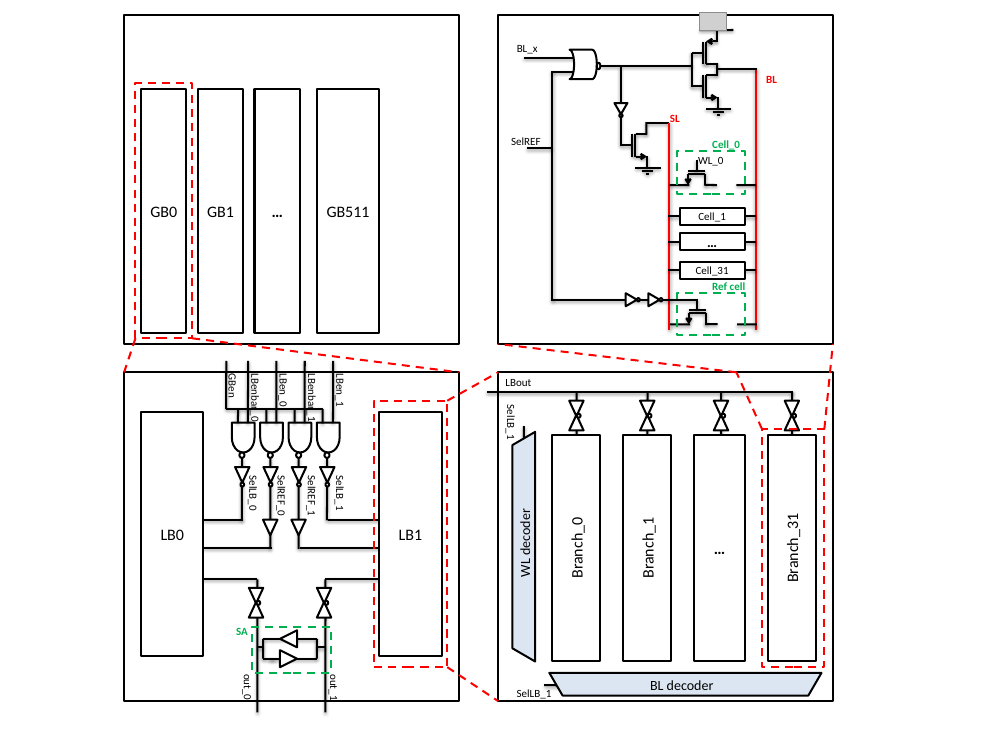
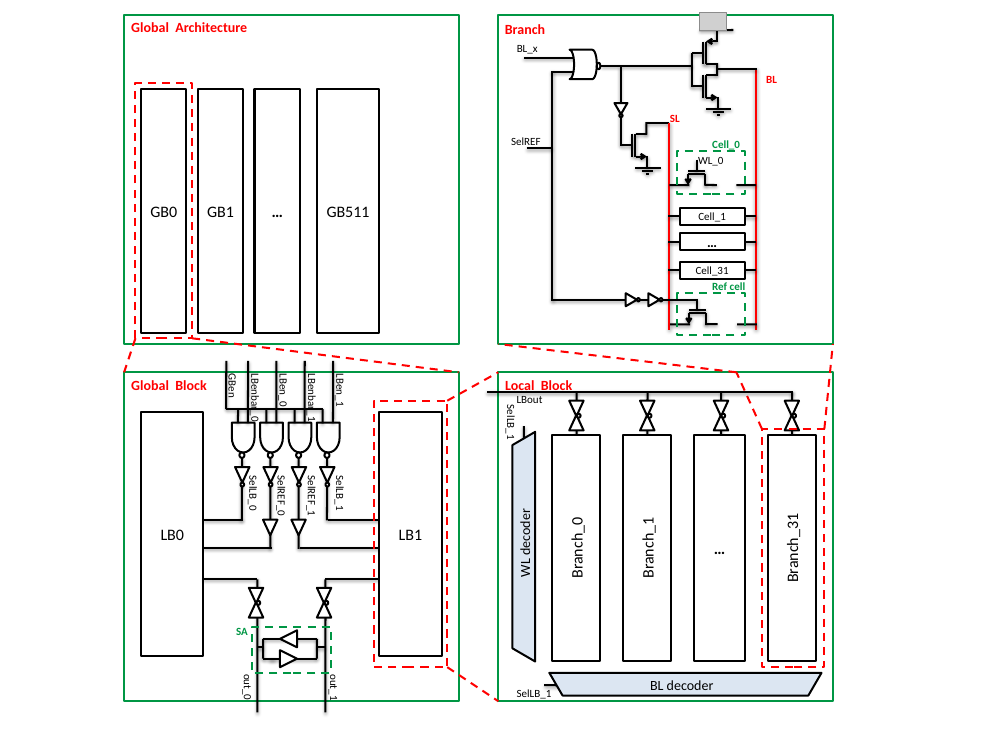
Before and after one commit to alexander-standaert/Thesis-Design-of-RRam, a slide deck: slide 1 of Thesis/fig/figure paper.pptx. Drawn at 1008x756 pixels with LibreOffice and Linux fonts; fonts in the diff are those of the drawing; grey boxes stand for pictures; background and template pictures are left out. Boxes give left, top, right and bottom in pixels: in the first picture for what was removed or moved away, otherwise in the second. Text is boxed around its words. In the diff, an @@ line names an element or a change of style, - is before the commit and + after.

```diff
--- a/Thesis/fig/figure paper.pptx
+++ b/Thesis/fig/figure paper.pptx
@@ text added at (131, 22, 247, 32), 14 pt, text #FF0000, bold @@
+Global Architecture
@@ outline #000000 2 pt to #009644 2 pt in 4 elements at (124, 15, 459, 344), (124, 372, 459, 701), (498, 372, 833, 701), (498, 15, 833, 344) @@
@@ text added at (505, 24, 545, 34), 14 pt, text #FF0000, bold @@
+Branch
@@ outline #00B050 2 pt dashed to #009644 2 pt dashed in 3 elements at (252, 627, 331, 672), (677, 151, 744, 194), (677, 293, 744, 336) @@
@@ text added at (131, 380, 206, 390), 14 pt, text #FF0000, bold @@
+Global Block
@@ text added at (505, 378, 572, 394), 14 pt, text #FF0000, bold @@
+Local Block
@@ text "LBout": place and size @@
-text "LBout" at (505, 379, 531, 386)
+text "LBout" at (517, 396, 543, 403)
@@ text colour #00B050 to #009644 in 3 elements at (712, 140, 740, 151), (712, 282, 746, 293), (236, 628, 248, 635) @@
```
Also in this commit, not shown: 5 other files.
